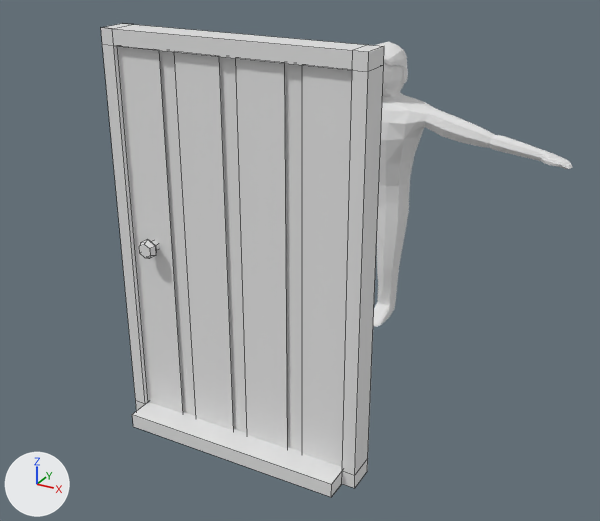
The Blender file res/blendFiles/house/door.blend: old version first, new version second.
Rendered twice from a 50 mm camera at (10.66, -16.24, 13.7) aimed at (-0.22, 3.54, 3.81). Lighting does not change. The marker at lower left points along +X, +Y and +Z. Mesh edges are drawn as thin lines on the coarser meshes.

The scene before the commit, as lines of its bpy script (objects in view):
```python
me_cube = bpy.data.meshes.new('Cube')
me_cube.from_pydata(...)  # 100 vertices, 94 faces; spans x -3.21..3.21, y -0.69..0.68, z 0.0..10.35
me_cube.materials.append(mat_material)  # white #e7e7e7
me_cube_001 = bpy.data.meshes.new('Cube.001')
me_cube_001.from_pydata(...)  # 44 vertices, 42 faces; spans x -3.55..3.55, y -1.0..1.0, z -0.28..10.77
me_plane = bpy.data.meshes.new('Plane')
me_plane.from_pydata(...)  # 969 vertices, 944 faces; spans x -0.87..1.54, y -6.25..6.25, z -9.34..0.05
me_plane.materials.append(mat_material_001)  # white #e7e7e7
ob_cube = bpy.data.objects.new('Cube', me_cube)
ob_cube.location = (0.0, 0.0, 0.0)
ob_cube_001 = bpy.data.objects.new('Cube.001', me_cube_001)
ob_cube_001.location = (0.0, 0.0, 0.0)
ob_plane = bpy.data.objects.new('Plane', me_plane)
ob_plane.location = (0.0, 8.81, 9.36)
ob_plane.rotation_euler = (0.0, 0.0, -1.571)  # degrees (0, 0, -90)
```
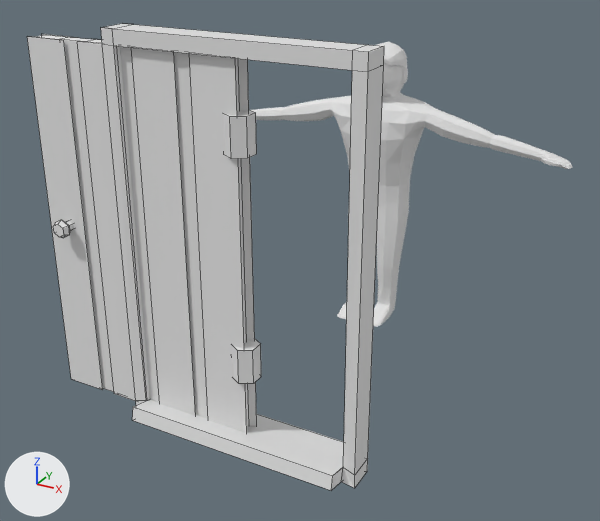
Location of each change, [x1, y1, x2, y2] in pixels of the pictures (600 x 521 px; the box of a moved part takes in the faces that stretch with it):
'Cube', reshaped: before [118, 46, 352, 467]; after [27, 34, 261, 433]
'Cube.001', reshaped: before [101, 24, 384, 497]; after [101, 24, 384, 490]
part 1 of me_cube_001, moved or reshaped: before [102, 45, 355, 497]; after [102, 45, 355, 490]
part 2 of me_cube, moved or reshaped: before [118, 46, 352, 467]; after [27, 34, 257, 433]
part 3 of me_cube, moved or reshaped: before [139, 240, 159, 259]; after [53, 220, 73, 238]
part 4 of me_cube, added: after [224, 110, 257, 159]
part 5 of me_cube, added: after [233, 339, 261, 384]

The change, as a list of edits to the scene's bpy script:
```text
Change me_cube_001:
    where me_cube_001.from_pydata(...)  # 44 vertices, 42 faces; spans x -3.55..3.55, y -1.0..1.0, z -0.28..10.77
    used by ob_cube_001; location = (0.0, 0.0, 0.0)
    me_cube_001 part 1: all 16 vertices in x -3.19..3.19, y -1.0..1.0, z -0.28..0.13 are turned -12.7 degrees about the x axis through their middle
Change me_cube:
    where me_cube.from_pydata(...)  # 100 vertices, 94 faces; spans x -3.21..3.21, y -0.69..0.68, z 0.0..10.35
    used by ob_cube; location = (0.0, 0.0, 0.0)
    me_cube part 2: the loose piece of 64 vertices spanning x -3.21..3.21, y -0.26..0.26, z 0.0..10.35 is moved by (-3.0, 0.0, 0.0)
    me_cube part 3: the loose piece of 36 vertices spanning x -2.76..-2.24, y -0.69..0.68, z 4.92..5.52 is moved by (-3.0, 0.0, 0.0)
    me_cube part 4: a new loose piece, a 6-sided cylinder along z spanning x -0.24..0.43, y -0.4..0.4, z 8.01..9.02, in mat_material (white #e7e7e7)
    me_cube part 5: a new loose piece, a 6-sided cylinder along z spanning x -0.24..0.43, y -0.4..0.4, z 1.82..2.82, in mat_material (white #e7e7e7)
```
